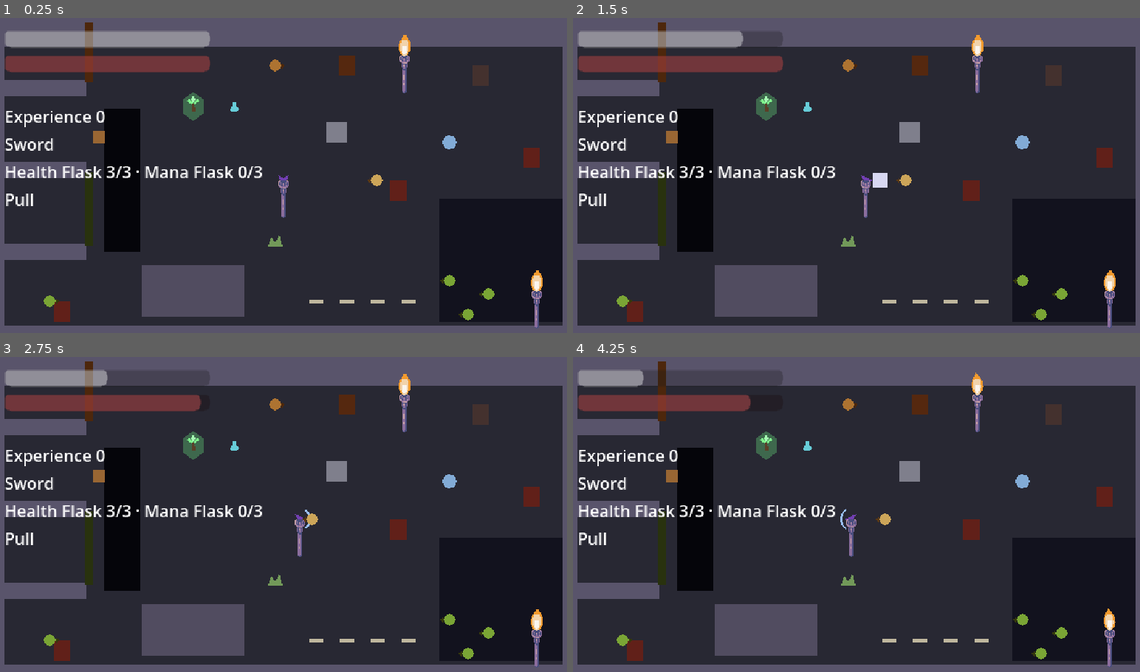
Above: before the commit, frames 1-4 (two rows, left to right).
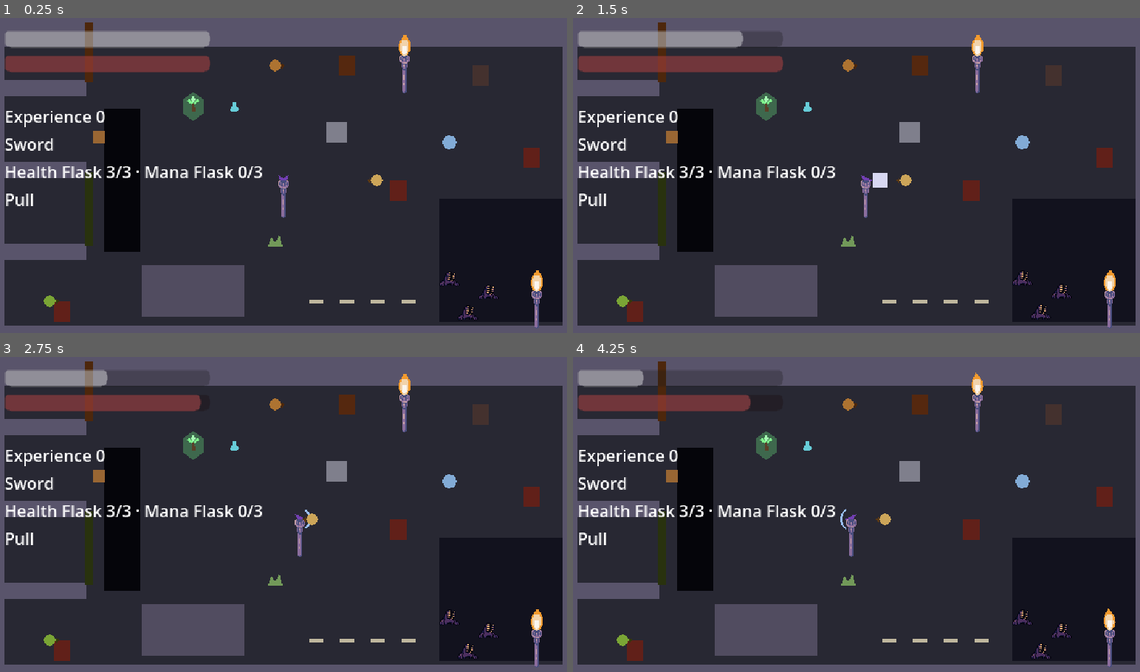
Above: after the commit, the same moments.

Repository: KrisUni/the-shattering
Game: Godot game, scene res://scenes/test_room.tscn
Two runs of this game, one before a commit and one after it. Both use one fixed random seed, a clock stepped at 60 frames per second and the inputs below. Sound files missing from this copy of the repository are replaced by a short silence.
Inputs (mouse positions are in pixels of both pictures, inside the frame that each line leads up to):
- Up to frame 1 (0.25 s): no input
- Up to frame 2 (1.5 s): tap Enter at 0.5 s; move the mouse to (986, 162) at 0.52 s; hold D (move_right) 0.53-1.25 s; hold Shift (block) 0.53-1.25 s; click (986, 162) at 0.67 s; tap F (jump) at 0.77 s; drag from (737, 197) to (765, 292) at 1.27 s
- Up to frame 3 (2.75 s): move the mouse to (340, 445) at 2.02 s; hold D (move_right) from 2.03 s (still down); hold Shift (block) from 2.03 s (still down); click (340, 445) at 2.1 s
- Up to frame 4 (4.25 s): release D (move_right) at 2.75 s; release Shift (block) at 2.75 s; drag from (828, 586) to (918, 404) at 2.77 s; move the mouse to (1032, 568) at 3.52 s; hold A (move_left) from 3.53 s (still down); hold Shift (block) from 3.53 s (still down); tap C (cast_spell) at 3.6 s; tap F (jump) at 3.77 s

The runs differ from the first frame. In frame 1, 0.2% of the frame differs, in the area x 77-88%, y 80-97%; in frame 2, 0.3%; in frame 3, 0.3%; in frame 4, 0.3%.

Commit message:
Draw the Root crawler (#77)
Co-Authored-By: Claude Sonnet 5.5 <noreply@anthropic.com>

Diff:
--- a/scenes/enemies/root_crawler.tscn
+++ b/scenes/enemies/root_crawler.tscn
@@ -3,15 +3,293 @@
 [ext_resource type="PackedScene" path="res://scenes/enemies/training_enemy.tscn" id="1_enemy"]
 [ext_resource type="Resource" path="res://data/root_crawler.tres" id="2_tuning"]
 [ext_resource type="PackedScene" path="res://scenes/world/flammable.tscn" id="3_flammable"]
+[ext_resource type="Texture2D" uid="uid://cit1nh6m8gslw" path="res://assets/creatures/root_crawler/break_0.png" id="4_break_0"]
+[ext_resource type="Texture2D" uid="uid://dnrfdjyfo0cur" path="res://assets/creatures/root_crawler/break_1.png" id="5_break_1"]
+[ext_resource type="Texture2D" uid="uid://0p8yv772mn06" path="res://assets/creatures/root_crawler/break_2.png" id="6_break_2"]
+[ext_resource type="Texture2D" uid="uid://dj8dmj6lci1yj" path="res://assets/creatures/root_crawler/death_0.png" id="7_death_0"]
+[ext_resource type="Texture2D" uid="uid://c7aa8qdl2xb7h" path="res://assets/creatures/root_crawler/death_1.png" id="8_death_1"]
+[ext_resource type="Texture2D" uid="uid://dr1016huvwky3" path="res://assets/creatures/root_crawler/death_2.png" id="9_death_2"]
+[ext_resource type="Texture2D" uid="uid://cxidatuh5585g" path="res://assets/creatures/root_crawler/death_3.png" id="10_death_3"]
+[ext_resource type="Texture2D" uid="uid://dcuqwx62wln3c" path="res://assets/creatures/root_crawler/idle_0.png" id="11_idle_0"]
+[ext_resource type="Texture2D" uid="uid://r2gmi1rnea7o" path="res://assets/creatures/root_crawler/idle_1.png" id="12_idle_1"]
+[ext_resource type="Texture2D" uid="uid://c1r7uih03vhrn" path="res://assets/creatures/root_crawler/idle_2.png" id="13_idle_2"]
+[ext_resource type="Texture2D" uid="uid://cu1wylbuo8ovv" path="res://assets/creatures/root_crawler/idle_3.png" id="14_idle_3"]
+[ext_resource type="Texture2D" uid="uid://cci74yh7oto5r" path="res://assets/creatures/root_crawler/idle_4.png" id="15_idle_4"]
+[ext_resource type="Texture2D" uid="uid://c1fwdm4i2nbvs" path="res://assets/creatures/root_crawler/idle_5.png" id="16_idle_5"]
+[ext_resource type="Texture2D" uid="uid://c1sq7tjhho64o" path="res://assets/creatures/root_crawler/low_0.png" id="17_low_0"]
+[ext_resource type="Texture2D" uid="uid://dg62goa3jxh6c" path="res://assets/creatures/root_crawler/low_1.png" id="18_low_1"]
+[ext_resource type="Texture2D" uid="uid://bb5fc0233xbiy" path="res://assets/creatures/root_crawler/low_2.png" id="19_low_2"]
+[ext_resource type="Texture2D" uid="uid://bal1m8prgmjgo" path="res://assets/creatures/root_crawler/low_3.png" id="20_low_3"]
+[ext_resource type="Texture2D" uid="uid://cg5vuryv0kdhl" path="res://assets/creatures/root_crawler/low_4.png" id="21_low_4"]
+[ext_resource type="Texture2D" uid="uid://ckb53wx61t3jq" path="res://assets/creatures/root_crawler/low_5.png" id="22_low_5"]
+[ext_resource type="Texture2D" uid="uid://vbvgngpil28a" path="res://assets/creatures/root_crawler/low_6.png" id="23_low_6"]
+[ext_resource type="Texture2D" uid="uid://d2psetu7t12ld" path="res://assets/creatures/root_crawler/low_7.png" id="24_low_7"]
+[ext_resource type="Texture2D" uid="uid://bkhfkctx5c3kj" path="res://assets/creatures/root_crawler/strike_0.png" id="25_strike_0"]
+[ext_resource type="Texture2D" uid="uid://bwgfe1bu5rxe1" path="res://assets/creatures/root_crawler/strike_1.png" id="26_strike_1"]
+[ext_resource type="Texture2D" uid="uid://cm6ywpu8nhynk" path="res://assets/creatures/root_crawler/strike_2.png" id="27_strike_2"]
+[ext_resource type="Texture2D" uid="uid://1xkndrr5xlbl" path="res://assets/creatures/root_crawler/strike_3.png" id="28_strike_3"]
+[ext_resource type="Texture2D" uid="uid://i5hbu8131pv" path="res://assets/creatures/root_crawler/strike_4.png" id="29_strike_4"]
+[ext_resource type="Texture2D" uid="uid://b01rvcj51u31b" path="res://assets/creatures/root_crawler/strike_5.png" id="30_strike_5"]
+[ext_resource type="Texture2D" uid="uid://clrt7skgt0ggw" path="res://assets/creatures/root_crawler/strike_6.png" id="31_strike_6"]
+[ext_resource type="Texture2D" uid="uid://b0mnios3vrq5l" path="res://assets/creatures/root_crawler/strike_7.png" id="32_strike_7"]
+[ext_resource type="Texture2D" uid="uid://cjbr8dcyep8rd" path="res://assets/creatures/root_crawler/unblockable_0.png" id="33_unblockable_0"]
+[ext_resource type="Texture2D" uid="uid://brtam1mc1vet6" path="res://assets/creatures/root_crawler/unblockable_1.png" id="34_unblockable_1"]
+[ext_resource type="Texture2D" uid="uid://dbj6q66a2ebt2" path="res://assets/creatures/root_crawler/unblockable_2.png" id="35_unblockable_2"]
+[ext_resource type="Texture2D" uid="uid://clt85j3537s3j" path="res://assets/creatures/root_crawler/walk_0.png" id="36_walk_0"]
+[ext_resource type="Texture2D" uid="uid://cebjia7gi0st3" path="res://assets/creatures/root_crawler/walk_1.png" id="37_walk_1"]
+[ext_resource type="Texture2D" uid="uid://cwkq2puxto3vl" path="res://assets/creatures/root_crawler/walk_2.png" id="38_walk_2"]
+[ext_resource type="Texture2D" uid="uid://k4u16e7cid57" path="res://assets/creatures/root_crawler/walk_3.png" id="39_walk_3"]
+[ext_resource type="Texture2D" uid="uid://b0druyjknxfan" path="res://assets/creatures/root_crawler/walk_4.png" id="40_walk_4"]
+[ext_resource type="Texture2D" uid="uid://dmntw0htxs51c" path="res://assets/creatures/root_crawler/walk_5.png" id="41_walk_5"]
+[ext_resource type="Texture2D" uid="uid://d8ruhcv670xj" path="res://assets/creatures/root_crawler/walk_6.png" id="42_walk_6"]
+[ext_resource type="Texture2D" uid="uid://by6opfljgamf7" path="res://assets/creatures/root_crawler/walk_7.png" id="43_walk_7"]
 
 [sub_resource type="RectangleShape2D" id="RectangleShape2D_flammable"]
 size = Vector2(16, 16)
 
+[sub_resource type="SpriteFrames" id="SpriteFrames_crawler"]
+animations = [
+{
+"frames": [
+{
+"duration": 1,
+"texture": ExtResource("11_idle_0")
+},
+{
+"duration": 1,
+"texture": ExtResource("12_idle_1")
+},
+{
+"duration": 1,
+"texture": ExtResource("13_idle_2")
+},
+{
+"duration": 1,
+"texture": ExtResource("14_idle_3")
+},
+{
+"duration": 1,
+"texture": ExtResource("15_idle_4")
+},
+{
+"duration": 1,
+"texture": ExtResource("16_idle_5")
+}
+],
+"loop": true,
+"name": &"idle",
+"speed": 8.0
+}, {
+"frames": [
+{
+"duration": 1,
+"texture": ExtResource("36_walk_0")
+},
+{
+"duration": 1,
+"texture": ExtResource("37_walk_1")
+},
+{
+"duration": 1,
+"texture": ExtResource("38_walk_2")
+},
+{
+"duration": 1,
+"texture": ExtResource("39_walk_3")
+},
+{
+"duration": 1,
+"texture": ExtResource("40_walk_4")
+},
+{
+"duration": 1,
+"texture": ExtResource("41_walk_5")
+},
+{
+"duration": 1,
+"texture": ExtResource("42_walk_6")
+},
+{
+"duration": 1,
+"texture": ExtResource("43_walk_7")
+}
+],
+"loop": true,
+"name": &"walk",
+"speed": 12.0
+}, {
+"frames": [
+{
+"duration": 0.8,
+"texture": ExtResource("25_strike_0")
+},
+{
+"duration": 0.8,
+"texture": ExtResource("26_strike_1")
+},
+{
+"duration": 0.9,
+"texture": ExtResource("27_strike_2")
+},
+{
+"duration": 0.8,
+"texture": ExtResource("28_strike_3")
+},
+{
+"duration": 1,
+"texture": ExtResource("29_strike_4")
+},
+{
+"duration": 1.5,
+"texture": ExtResource("30_strike_5")
+},
+{
+"duration": 1.5,
+"texture": ExtResource("31_strike_6")
+},
+{
+"duration": 2.0,
+"texture": ExtResource("32_strike_7")
+}
+],
+"loop": false,
+"name": &"strike",
+"speed": 10.0
+}, {
+"frames": [
+{
+"duration": 0.6,
+"texture": ExtResource("17_low_0")
+},
+{
+"duration": 0.6,
+"texture": ExtResource("18_low_1")
+},
+{
+"duration": 0.6,
+"texture": ExtResource("19_low_2")
+},
+{
+"duration": 0.75,
+"texture": ExtResource("20_low_3")
+},
+{
+"duration": 0.75,
+"texture": ExtResource("21_low_4")
+},
+{
+"duration": 1.3,
+"texture": ExtResource("22_low_5")
+},
+{
+"duration": 2.5,
+"texture": ExtResource("23_low_6")
+},
+{
+"duration": 2.5,
+"texture": ExtResource("24_low_7")
+}
+],
+"loop": false,
+"name": &"low",
+"speed": 10.0
+}, {
+"frames": [
+{
+"duration": 2.0,
+"texture": ExtResource("33_unblockable_0")
+},
+{
+"duration": 2.0,
+"texture": ExtResource("34_unblockable_1")
+},
+{
+"duration": 2.7,
+"texture": ExtResource("35_unblockable_2")
+},
+{
+"duration": 1.0,
+"texture": ExtResource("29_strike_4")
+},
+{
+"duration": 1.5,
+"texture": ExtResource("30_strike_5")
+},
+{
+"duration": 1.5,
+"texture": ExtResource("31_strike_6")
+},
+{
+"duration": 2.0,
+"texture": ExtResource("32_strike_7")
+}
+],
+"loop": false,
+"name": &"unblockable",
+"speed": 10.0
+}, {
+"frames": [
+{
+"duration": 1,
+"texture": ExtResource("4_break_0")
+},
+{
+"duration": 1,
+"texture": ExtResource("5_break_1")
+},
+{
+"duration": 40,
+"texture": ExtResource("6_break_2")
+}
+],
+"loop": false,
+"name": &"break",
+"speed": 10.0
+}, {
+"frames": [
+{
+"duration": 1,
+"texture": ExtResource("7_death_0")
+},
+{
+"duration": 1,
+"texture": ExtResource("8_death_1")
+},
+{
+"duration": 1,
+"texture": ExtResource("9_death_2")
+},
+{
+"duration": 1,
+"texture": ExtResource("10_death_3")
+}
+],
+"loop": false,
+"name": &"death",
+"speed": 8.0
+}]
+
 [node name="RootCrawler" instance=ExtResource("1_enemy")]
 tuning = ExtResource("2_tuning")
 
+[node name="Shape" parent="Look" index="0"]
+visible = false
+
+[node name="Nose" parent="Look" index="1"]
+visible = false
+
+[node name="Art" type="AnimatedSprite2D" parent="Look" index="2"]
+scale = Vector2(2, 2)
+sprite_frames = SubResource("SpriteFrames_crawler")
+animation = &"idle"
+autoplay = "idle"
+offset = Vector2(0, -4)
+
 [node name="Flammable" parent="." instance=ExtResource("3_flammable")]
 kind = 3
 
 [node name="CollisionShape2D" parent="Flammable" index="0"]
 shape = SubResource("RectangleShape2D_flammable")
+
+[node name="Art" parent="Flammable/Flame" index="0"]
+position = Vector2(-20, -52)
--- /dev/null
+++ b/test/test_root_crawler_look.gd
@@ -0,0 +1,101 @@
+extends GutTest
+## The Root crawler's art: an AnimatedSprite2D named Art in its Look with every pose the driver
+## plays, drawn at whole art pixels (scale 2), the placeholder polygons hidden but not deleted, and
+## the sprite following the crawler's state through EnemyLook. Whether it looks right is for the
+## owner to judge in the editor; these only check it is wired and moves with the crawler.
+
+const EnemyRig := preload("res://test/helpers/enemy_rig.gd")
+
+const SCENE_PATH := "res://scenes/enemies/root_crawler.tscn"
+const POSES: Array[StringName] = [&"idle", &"walk", &"strike", &"low", &"unblockable", &"break", &"death"]
+# Only these two repeat; every other pose plays once and holds its last frame.
+const LOOPING: Array[StringName] = [&"idle", &"walk"]
+# In art pixels: every frame is drawn on one canvas, so the feet stay put from frame to frame.
+const CANVAS := Vector2i(32, 28)
+# In Stagger points. A hit that takes no Health.
+const NO_DAMAGE := 0.0
+const SETTLE_FRAMES := 10
+
+var _rig: EnemyRig
+var _tuning: EnemyTuning
+
+
+func before_each() -> void:
+	_rig = EnemyRig.new(self)
+	_tuning = load("res://data/root_crawler.tres") as EnemyTuning
+
+
+func after_each() -> void:
+	_rig.stop_sampling()
+
+
+func _crawler() -> Node:
+	var crawler: Node = (load(SCENE_PATH) as PackedScene).instantiate()
+	# A crawler hunts by Noise, which a test with no Almos does not make: it sees instead, so the
+	# look can be watched through a wind-up. Nothing else of the shipped tuning changes.
+	var tuning := _tuning.duplicate(true) as EnemyTuning
+	tuning.sound_hunter = false
+	crawler.tuning = tuning
+	add_child_autofree(crawler)
+	_rig.enemy = crawler
+	return crawler
+
+
+func test_the_root_crawler_has_an_art_sprite_with_all_its_poses_at_scale_two() -> void:
+	var crawler := _crawler()
+	var art := crawler.get_node_or_null("Look/Art") as AnimatedSprite2D
+
+	assert_not_null(art, "the Look should hold an AnimatedSprite2D named Art")
+	if art == null:
+		return
+	assert_eq(art.scale, Vector2(2, 2), "one art pixel is two world units")
+	for pose in POSES:
+		assert_true(art.sprite_frames.has_animation(pose), "pose %s" % pose)
+		assert_gt(art.sprite_frames.get_frame_count(pose), 0, "pose %s has frames" % pose)
+		assert_eq(art.sprite_frames.get_animation_loop(pose), LOOPING.has(pose), "pose %s loops" % pose)
+		for i in art.sprite_frames.get_frame_count(pose):
+			var texture := art.sprite_frames.get_frame_texture(pose, i)
+			assert_eq(Vector2i(texture.get_size()), CANVAS, "pose %s frame %d is on the common canvas" % [pose, i])
+
+
+func test_the_placeholder_polygons_are_hidden_not_deleted() -> void:
+	var crawler := _crawler()
+
+	assert_false((crawler.get_node("Look/Shape") as Polygon2D).visible, "the Shape is hidden")
+	assert_false((crawler.get_node("Look/Nose") as Polygon2D).visible, "the Nose is hidden")
+
+
+func test_the_burning_flame_stands_on_the_crawlers_feet() -> void:
+	var crawler := _crawler()
+	var flame_art := crawler.get_node("Flammable/Flame/Art") as AnimatedSprite2D
+	var feet := (crawler.get_node("CollisionShape2D") as CollisionShape2D).position.y \
+			+ ((crawler.get_node("CollisionShape2D") as CollisionShape2D).shape as CircleShape2D).radius
+	var texture := flame_art.sprite_frames.get_frame_texture(flame_art.animation, 0)
+	var bottom := flame_art.position.y + texture.get_height() * flame_art.scale.y
+
+	assert_eq(bottom, feet, "the flame's base is on the 12-unit body's foot")
+
+
+func test_the_sprite_shows_a_strike_in_its_wind_up() -> void:
+	var crawler := _crawler()
+	var art := crawler.get_node("Look/Art") as AnimatedSprite2D
+	_rig.place_target(Vector2.RIGHT * _tuning.attack_range)
+	var seen_in_wind_up := {}
+	for i in _tuning.attack.startup_frames + SETTLE_FRAMES:
+		await _rig.wait_frames(1)
+		if crawler.winding_up:
+			seen_in_wind_up[art.animation] = true
+	assert_true(seen_in_wind_up.has(&"strike"), "a spawned crawler winding up shows strike")
+
+
+func test_the_sprite_shows_a_break_when_the_crawler_is_broken() -> void:
+	var crawler := _crawler()
+	var art := crawler.get_node("Look/Art") as AnimatedSprite2D
+	_rig.place_target(Vector2.RIGHT * _tuning.sight_length_full * 4.0)
+	await _rig.wait_frames(SETTLE_FRAMES)
+	var breaker := _rig.hitbox_over(crawler, NO_DAMAGE, "enemy_hurtbox")
+	breaker.stagger = _tuning.stagger_capacity
+	await _rig.swing(breaker, 3)
+	await _rig.wait_frames(SETTLE_FRAMES)
+	assert_true(crawler.broken)
+	assert_eq(art.animation, &"break", "a broken crawler shows break")
Binary file added: assets/creatures/root_crawler/break_0.png
Not shown, added: assets/creatures/root_crawler/break_0.png.import
Binary file added: assets/creatures/root_crawler/break_1.png
Not shown, added: assets/creatures/root_crawler/break_1.png.import
Binary file added: assets/creatures/root_crawler/break_2.png
Not shown, added: assets/creatures/root_crawler/break_2.png.import
Binary file added: assets/creatures/root_crawler/death_0.png
Not shown, added: assets/creatures/root_crawler/death_0.png.import
Binary file added: assets/creatures/root_crawler/death_1.png
Not shown, added: assets/creatures/root_crawler/death_1.png.import
Binary file added: assets/creatures/root_crawler/death_2.png
Not shown, added: assets/creatures/root_crawler/death_2.png.import
(and 71 more such lines)
